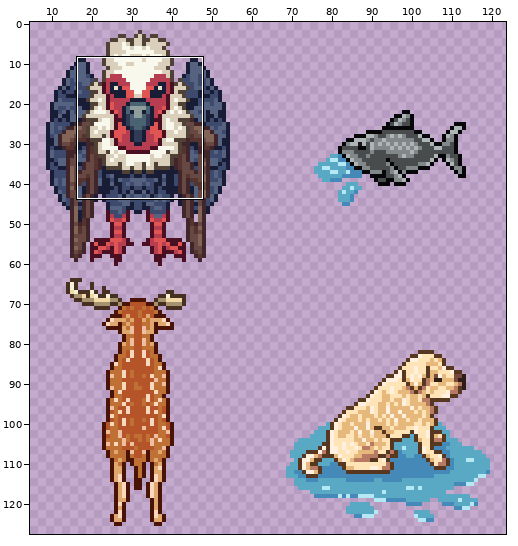
Edited in one commit: sprite sheet (textures/characters/characters_spritesheet.png). Above, an overview of the earlier version with the close-up marked.
Close-up. First the earlier version:
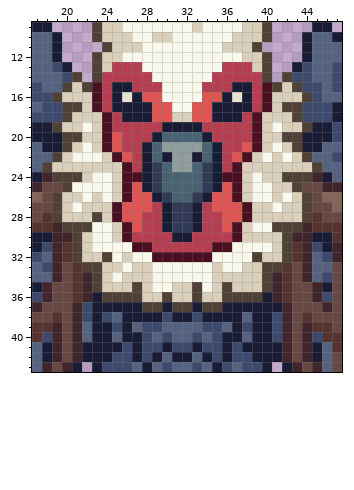
The file is 128x128 pixels. Pixels under 10% opacity are left out. Colours within 5 levels of each other are drawn and written as one. Shown: x 17..47, y 9..43. The wide view leaves out empty margins. The commit also changed other parts of the picture, which this record leaves out.
The same view after the edit:
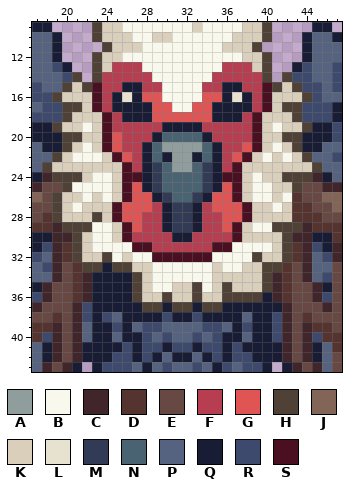
Palette (. is transparent): A #8f9d9d  B #f9f8ec  C #40252b  D #55332f  E #684843  F #b73d50  G #e05454  H #4f4136  J #836557  K #dacfbb  L #e7e1cf  M #313b56  N #496372  P #556380  Q #181d35  R #3d496d  S #4a0f20
Changes in this commit:
Changed rows in their new state; - is an unchanged pixel.
first column x 25:
15 F-Q--------Q-F
18 ------GG------
first column x 43:
26 DE
27 DD
28 DD
first column x 23:
33 -QHH-
34 QQQQH
35 QQQQ-
36 -QQQ-
